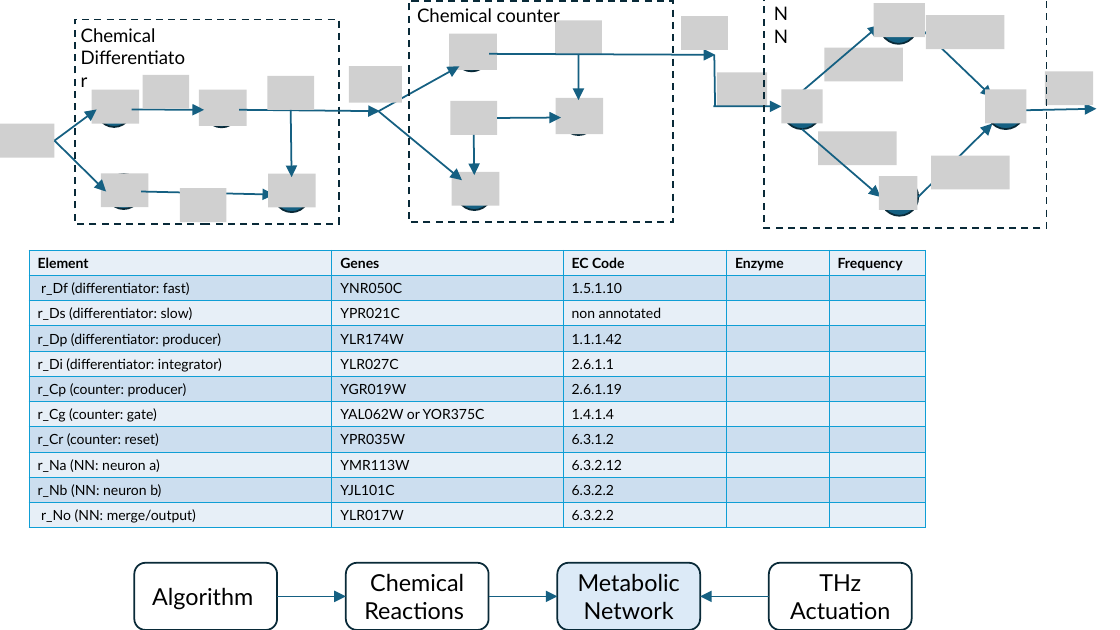
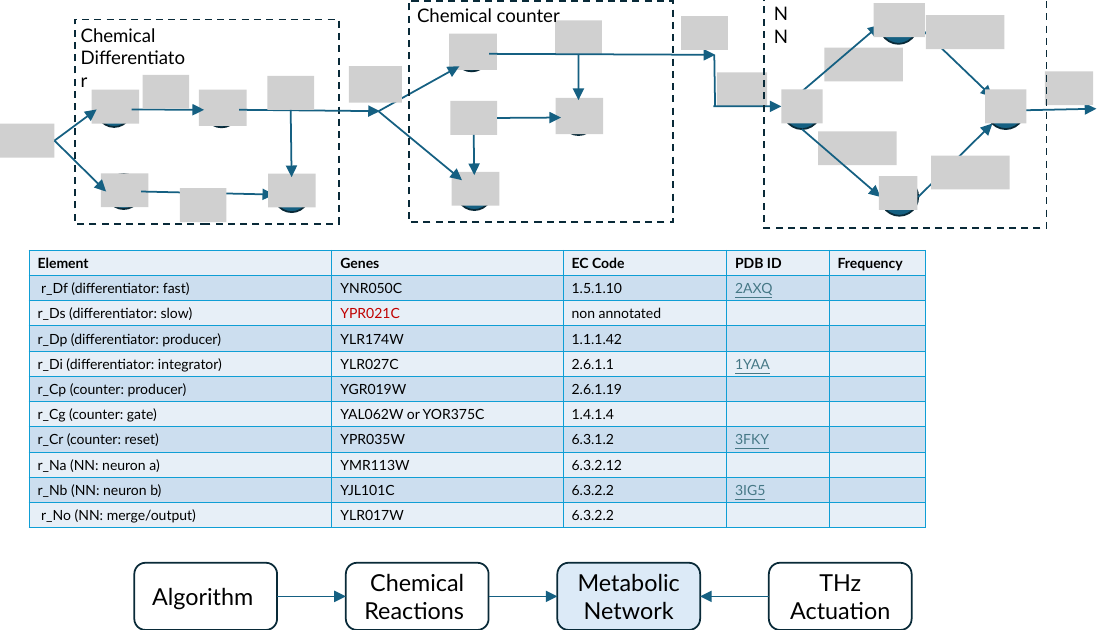
Before and after one commit to tkn-tub/bioelectrodynamics, a slide deck: slide 28 of slides/slides.pptx. Drawn at 1120x630 pixels with LibreOffice and Linux fonts; fonts in the diff are those of the drawing; grey boxes stand for pictures. Boxes give left, top, right and bottom in pixels: in the first picture for what was removed or moved away, otherwise in the second. Text is boxed around its words. In the diff, an @@ line names an element or a change of style, - is before the commit and + after.

```diff
--- a/slides/slides.pptx
+++ b/slides/slides.pptx
@@ table at [29,250,926,528] @@
-row 1, column 4: Enzyme
+row 1, column 4: PDB ID
-row 2, column 4: 
+row 2, column 4: 2AXQ
-row 5, column 4: 
+row 5, column 4: 1YAA
-row 8, column 4: 
+row 8, column 4: 3FKY
-row 10, column 4: 
+row 10, column 4: 3IG5
@@ text colour #000000 to #C00000 in "YPR021C" @@
```
Also in this commit, not shown: 6 other slides changed, 2 other files.
